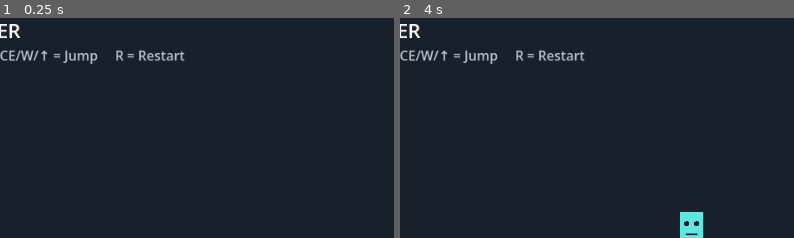
Above: before the commit, frames 1-2 (left to right).
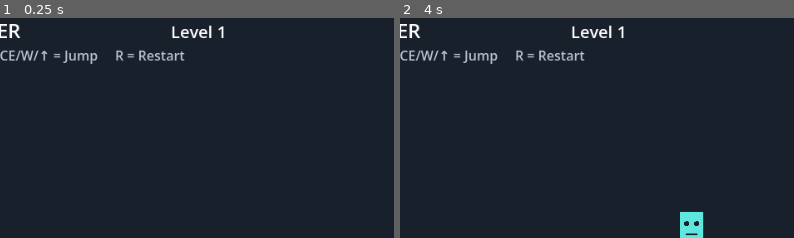
Above: after the commit, the same moments.

Repository: HimaBindhu-j/trap-platformer
Game: Godot game, scene res://Main.tscn
Same seed, same stepped clock (60 frames per second), same inputs: the game is played once before the commit and once after it.
Inputs:
- Up to frame 1 (0.25 s): no input
- Up to frame 2 (4 s): hold D (move_right) 0.53-2.03 s; tap Space (jump) at 0.77, 1.52, 3.02, 3.77 s; hold A (move_left) 2.03-2.78 s; hold D (move_right) from 2.78 s (still down)
The pictures show only the part of the screen within x 24-74%, y 0-50%; the shares and areas given below are measured in that part.

The runs differ from the first frame. In frame 1, 0.3% of the frame differs, in the area x 43-57%, y 3-10%; in frame 2, 0.3%.

Commit message:
Add level progression and level 2

Diff:
--- /dev/null
+++ b/trap_platformer/Level2.gd
@@ -0,0 +1,153 @@
+extends Node2D
+
+var platforms = [
+	Rect2(20, 470, 160, 30),
+	Rect2(220, 410, 120, 30),
+	Rect2(380, 340, 110, 30),
+	Rect2(530, 420, 120, 30),
+	Rect2(680, 350, 110, 30),
+	Rect2(820, 470, 120, 30)
+]
+
+var spikes = [
+	Vector2(185, 470),
+	Vector2(340, 410),
+	Vector2(495, 340),
+	Vector2(655, 420),
+	Vector2(795, 470)
+]
+
+var exit_area: Area2D
+var exit_enabled := false
+
+
+func _ready():
+	# Create platforms
+	for p in platforms:
+		var body := StaticBody2D.new()
+		var shape := CollisionShape2D.new()
+		var rect := RectangleShape2D.new()
+
+		rect.size = p.size
+		shape.shape = rect
+		body.position = p.position + p.size / 2.0
+
+		body.add_child(shape)
+		add_child(body)
+
+	# Create spikes
+	for s in spikes:
+		var spike := Area2D.new()
+		var shape := CollisionShape2D.new()
+		var rect := RectangleShape2D.new()
+
+		rect.size = Vector2(24, 25)
+		shape.shape = rect
+
+		spike.position = s + Vector2(12, -12)
+		spike.monitoring = true
+
+		spike.add_child(shape)
+		add_child(spike)
+
+		spike.body_entered.connect(_on_spike_body_entered)
+
+	# Create exit
+	exit_area = Area2D.new()
+
+	var exit_shape := CollisionShape2D.new()
+	var exit_rect := RectangleShape2D.new()
+
+	exit_rect.size = Vector2(45, 50)
+	exit_shape.shape = exit_rect
+
+	exit_area.position = Vector2(877.5, 445)
+
+	# Exit is OFF during level loading
+	exit_area.monitoring = false
+
+	exit_area.add_child(exit_shape)
+	add_child(exit_area)
+
+	exit_area.body_entered.connect(_on_exit_body_entered)
+
+	queue_redraw()
+
+	# Enable exit only after transition is finished
+	call_deferred("_enable_exit")
+
+
+func _enable_exit():
+	# Wait a little longer so player is safely inside Level 2
+	await get_tree().create_timer(0.3).timeout
+
+	exit_enabled = true
+
+	if is_instance_valid(exit_area):
+		exit_area.monitoring = true
+
+
+func _on_spike_body_entered(body):
+	if body.name == "Player":
+		get_parent().kill_player()
+
+
+func _on_exit_body_entered(body):
+	if body.name == "Player" and exit_enabled:
+		get_parent().win_level()
+
+
+func _draw():
+	# Platforms
+	for p in platforms:
+		draw_rect(
+			p,
+			Color("#52606d")
+		)
+
+		draw_line(
+			p.position,
+			p.position + Vector2(p.size.x, 0),
+			Color("#8c9aa8"),
+			3
+		)
+
+	# Spikes
+	for s in spikes:
+		var pts = PackedVector2Array([
+			s + Vector2(0, 0),
+			s + Vector2(12, -25),
+			s + Vector2(24, 0)
+		])
+
+		draw_colored_polygon(
+			pts,
+			Color("#ff4d6d")
+		)
+
+	# Exit
+	draw_rect(
+		Rect2(850, 415, 55, 55),
+		Color("#7ee787")
+	)
+
+	draw_rect(
+		Rect2(858, 423, 39, 47),
+		Color("#18202b")
+	)
+
+	draw_string(
+		ThemeDB.fallback_font,
+		Vector2(856, 405),
+		"EXIT",
+		HORIZONTAL_ALIGNMENT_LEFT,
+		-1,
+		20,
+		Color("#7ee787")
+	)
+
+	draw_circle(
+		Vector2(877, 435),
+		8,
+		Color("#7ee787")
+	)
--- a/trap_platformer/Main.gd
+++ b/trap_platformer/Main.gd
@@ -5,27 +5,29 @@
 var game_over := false
 var message := ""
 
+var current_level := 1
+var changing_level := false
+
 
 func _ready():
 	queue_redraw()
+
 
 func _process(_delta):
 	if Input.is_action_just_pressed("restart"):
 		get_tree().reload_current_scene()
 
-		if game_over or won:
-			return
+	if game_over or won:
+		return
 
 	var player = $Player
 
 	if player.global_position.y > 650:
-		player.global_position = Vector2(90, 430)
-		player.velocity = Vector2.ZERO
-		message = "OUCH! Try again..."
-		queue_redraw()
+		kill_player()
+
 
 func kill_player():
-	if game_over or won:
+	if game_over or won or changing_level:
 		return
 
 	lives -= 1
@@ -42,22 +44,102 @@
 	message = "OUCH! Try again..."
 	queue_redraw()
 
+
 func win_level():
-	if won:
-		return
-
-	won = true
-	message = "LEVEL COMPLETE! 🎉"
+	# Never allow a second win during transition
+	if won or game_over or changing_level:
+		return
+
+	if current_level == 1:
+		changing_level = true
+
+		# Immediately move player away from Level 1 exit
+		$Player.global_position = Vector2(90, 430)
+		$Player.velocity = Vector2.ZERO
+
+		message = "LEVEL 2!"
+		queue_redraw()
+
+		call_deferred("_load_level_2")
+
+	else:
+		won = true
+		message = "GAME COMPLETE! 🎉"
+		$Player.velocity = Vector2.ZERO
+		queue_redraw()
+
+
+func _load_level_2():
+	# Remove Level 1
+	var old_level = $Level
+	old_level.queue_free()
+
+	# Wait until Level 1 is completely removed
+	await get_tree().process_frame
+
+	# Create Level 2
+	var new_level := Node2D.new()
+	new_level.name = "Level"
+	new_level.set_script(load("res://Level2.gd"))
+	add_child(new_level)
+
+	# Make absolutely sure player starts at Level 2 start
+	$Player.global_position = Vector2(90, 430)
 	$Player.velocity = Vector2.ZERO
+
+	current_level = 2
+
+	message = "LEVEL 2!"
+
 	queue_redraw()
 
+	# Keep transition locked briefly
+	await get_tree().create_timer(0.2).timeout
+
+	changing_level = false
+
+
 func _draw():
-	draw_rect(Rect2(0, 0, 960, 540), Color("#18202b"))
-	draw_string(ThemeDB.fallback_font, Vector2(28, 35),
-		"TRAP PLATFORMER", HORIZONTAL_ALIGNMENT_LEFT, -1, 24, Color.WHITE)
-	draw_string(ThemeDB.fallback_font, Vector2(28, 62),
+	# Background
+	draw_rect(
+		Rect2(0, 0, 960, 540),
+		Color("#18202b")
+	)
+
+	# Title
+	draw_string(
+		ThemeDB.fallback_font,
+		Vector2(28, 35),
+		"TRAP PLATFORMER",
+		HORIZONTAL_ALIGNMENT_LEFT,
+		-1,
+		24,
+		Color.WHITE
+	)
+
+	# Controls
+	draw_string(
+		ThemeDB.fallback_font,
+		Vector2(28, 62),
 		"A/D or ←/→ = Move     SPACE/W/↑ = Jump     R = Restart",
-		HORIZONTAL_ALIGNMENT_LEFT, -1, 16, Color("#b9c4d0"))
+		HORIZONTAL_ALIGNMENT_LEFT,
+		-1,
+		16,
+		Color("#b9c4d0")
+	)
+
+	# Level number
+	draw_string(
+		ThemeDB.fallback_font,
+		Vector2(430, 35),
+		"Level %d" % current_level,
+		HORIZONTAL_ALIGNMENT_LEFT,
+		-1,
+		20,
+		Color.WHITE
+	)
+
+	# Lives
 	draw_string(
 		ThemeDB.fallback_font,
 		Vector2(820, 35),
@@ -65,21 +147,91 @@
 		HORIZONTAL_ALIGNMENT_LEFT,
 		-1,
 		20,
-		Color("#ff6b81"))
-
+		Color("#ff6b81")
+	)
+
+	# Message
 	if message != "":
 		draw_string(
 			ThemeDB.fallback_font,
-			 Vector2(380, 85),
+			Vector2(380, 85),
 			message,
 			HORIZONTAL_ALIGNMENT_LEFT,
 			-1,
 			20,
 			Color("#ffd166")
 		)
+
+	# Game Over
+	if game_over:
+		draw_rect(
+			Rect2(260, 190, 440, 140),
+			Color("#111820")
+		)
+
+		draw_string(
+			ThemeDB.fallback_font,
+			Vector2(350, 245),
+			"GAME OVER!",
+			HORIZONTAL_ALIGNMENT_LEFT,
+			-1,
+			40,
+			Color("#ff6b81")
+		)
+
+		draw_string(
+			ThemeDB.fallback_font,
+			Vector2(370, 275),
+			"LIVES OVER",
+			HORIZONTAL_ALIGNMENT_LEFT,
+			-1,
+			20,
+			Color.WHITE
+		)
+
+		draw_string(
+			ThemeDB.fallback_font,
+			Vector2(330, 305),
+			"Press R to try again",
+			HORIZONTAL_ALIGNMENT_LEFT,
+			-1,
+			18,
+			Color.WHITE
+		)
+
+	# Game Complete
 	if won:
-		draw_rect(Rect2(260, 190, 440, 110), Color("#111820"))
-		draw_string(ThemeDB.fallback_font, Vector2(350, 245),
-			"YOU WIN!", HORIZONTAL_ALIGNMENT_LEFT, -1, 40, Color("#7ee787"))
-		draw_string(ThemeDB.fallback_font, Vector2(320, 275),
-			"Press R to play again", HORIZONTAL_ALIGNMENT_LEFT, -1, 18, Color.WHITE)
+		draw_rect(
+			Rect2(260, 190, 440, 140),
+			Color("#111820")
+		)
+
+		draw_string(
+			ThemeDB.fallback_font,
+			Vector2(320, 245),
+			"GAME COMPLETE!",
+			HORIZONTAL_ALIGNMENT_LEFT,
+			-1,
+			36,
+			Color("#7ee787")
+		)
+
+		draw_string(
+			ThemeDB.fallback_font,
+			Vector2(370, 280),
+			"You beat all levels!",
+			HORIZONTAL_ALIGNMENT_LEFT,
+			-1,
+			20,
+			Color.WHITE
+		)
+
+		draw_string(
+			ThemeDB.fallback_font,
+			Vector2(365, 310),
+			"Press R to play again",
+			HORIZONTAL_ALIGNMENT_LEFT,
+			-1,
+			18,
+			Color.WHITE
+		)
Not shown, added: trap_platformer/Level2.gd.uid
